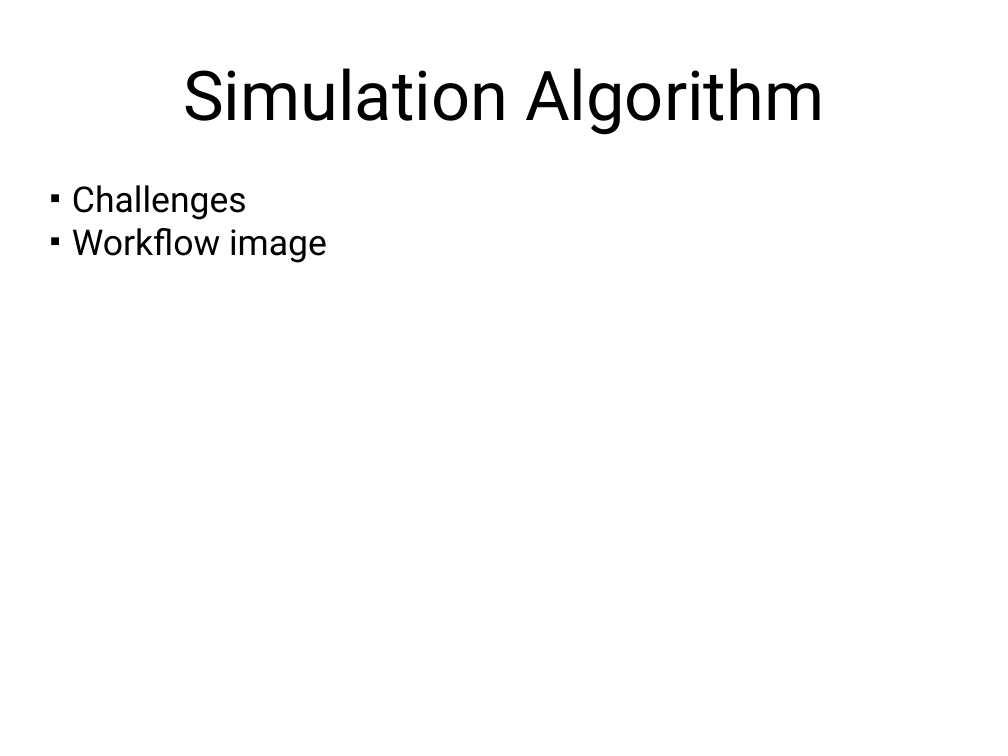
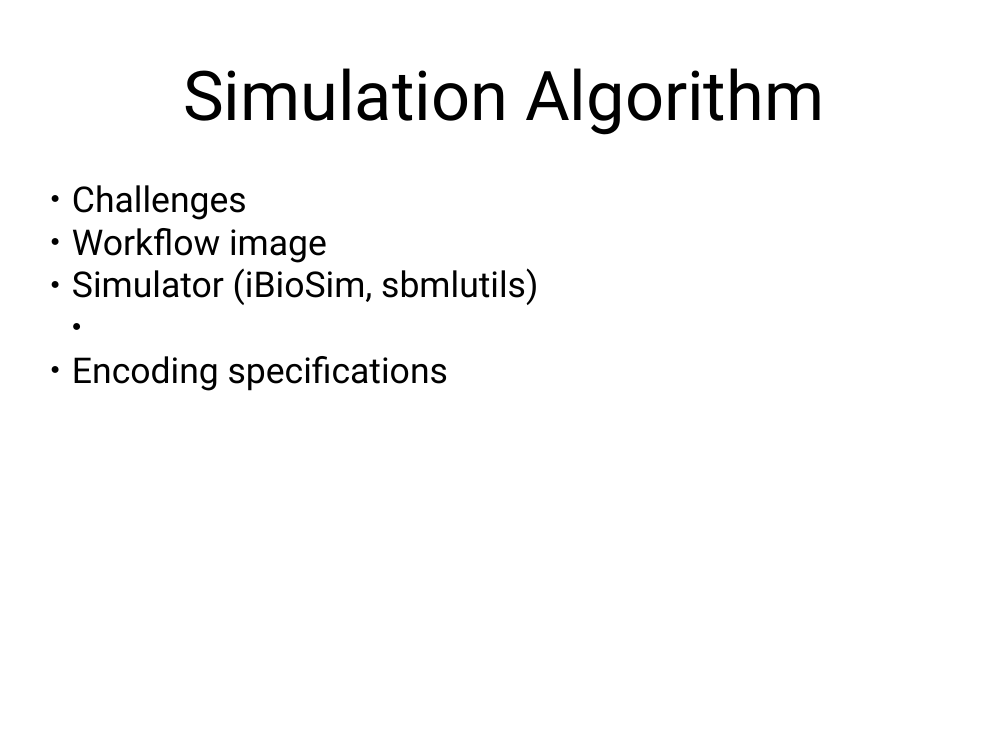
Before and after one commit to matthiaskoenig/sbmlutils, a slide deck: slide 7 of docs/Koenig_DFBA.v1.pptx. Drawn at 1008x756 pixels with LibreOffice and Linux fonts; fonts in the diff are those of the drawing; background and template pictures are left out. Boxes give left, top, right and bottom in pixels: in the first picture for what was removed or moved away, otherwise in the second. Text is boxed around its words. In the diff, an @@ line names an element or a change of style, - is before the commit and + after.

```diff
--- a/docs/Koenig_DFBA.v1.pptx
+++ b/docs/Koenig_DFBA.v1.pptx
@@ text at [72,268,538,391]: paragraphs added @@
+● Simulator (iBioSim, sbmlutils)
+● Encoding specifications
```
Also in this commit, not shown: 5 other slides changed, 4 other files.
